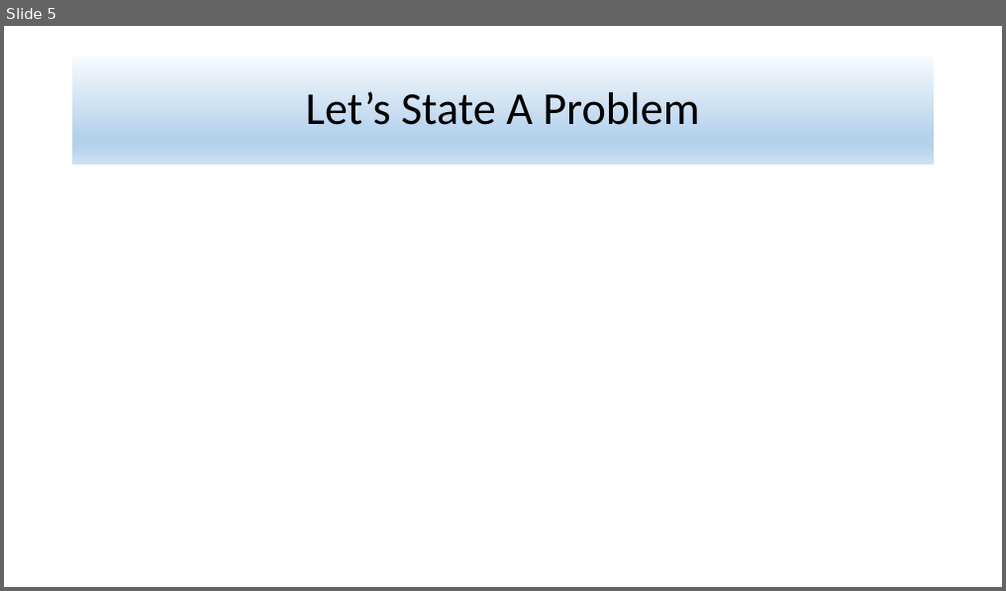
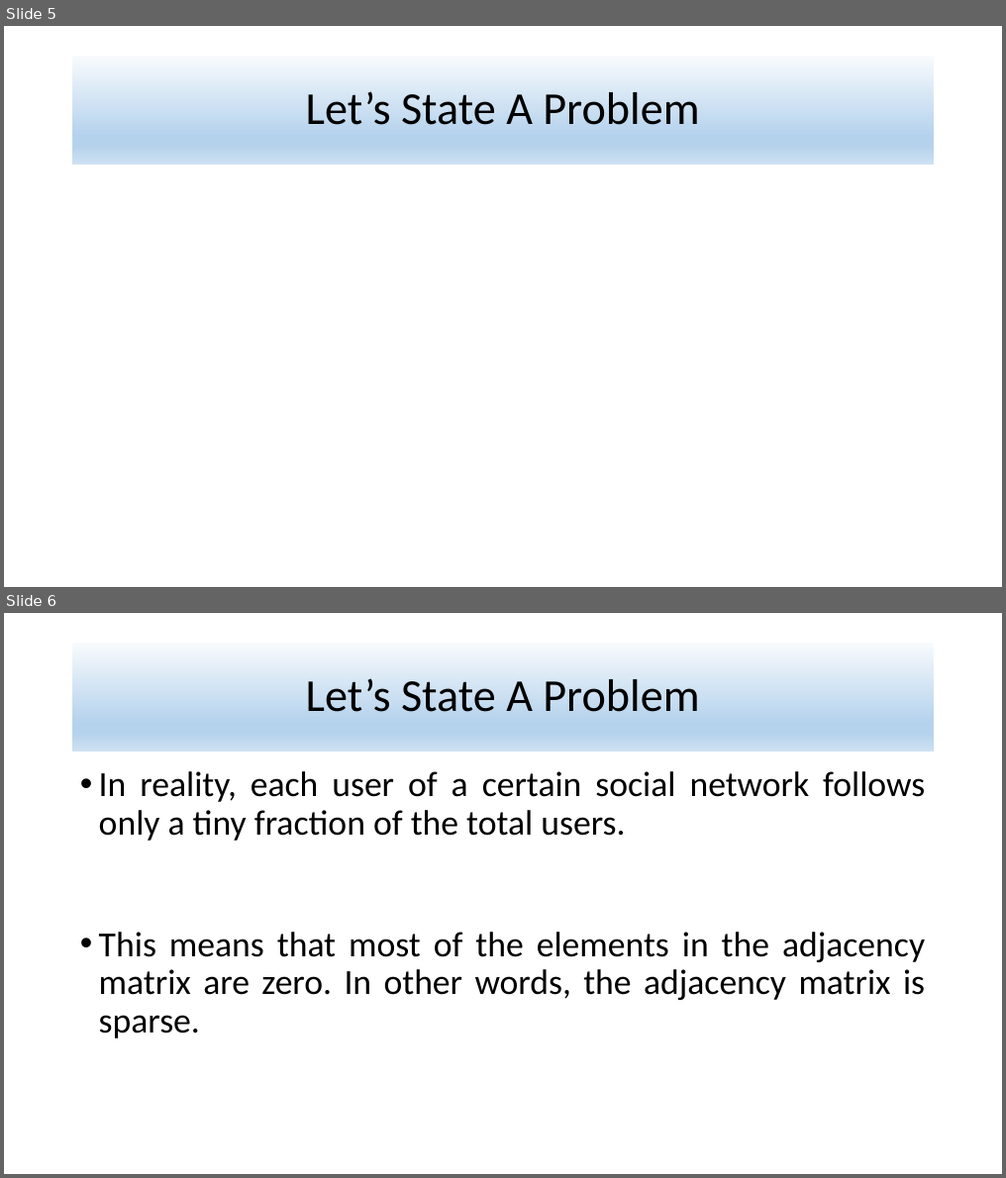
Before and after one commit to alijfri99/presentations, a slide deck: Data Mining Presentation.pptx. Shown one above the other, each under a label of ours: slide 5 before the commit, slides 5 and 6 after it. The pictures are 1006x591 and 1006x1178 pixels, drawn with LibreOffice and Linux fonts; fonts in the diff are those of the drawing; grey boxes stand for pictures. Boxes give left, top, right and bottom in pixels: in the first picture for what was removed or moved away, otherwise in the second. Text is boxed around its words. In the diff, an @@ line names an element or a change of style, - is before the commit and + after.

Commit message:
Starting the section on ways of storing sparse matrices.

```diff
--- a/Data Mining Presentation.pptx
+++ b/Data Mining Presentation.pptx
@@ slide 6 added at [4, 613, 1002, 1174], background #FFFFFF @@
@@ title added at [73, 643, 934, 752], fill gradient #F7FAFD to #B5D2EC to #CEE1F2, 44 pt, text #000000 @@
+Let’s State A Problem
@@ text added at [99, 771, 925, 1039], 34 pt, text #000000 @@
+• In reality, each user of a certain social network follows only a tiny fraction of the total users.
+• This means that most of the elements in the adjacency matrix are zero. In other words, the adjacency matrix is sparse.
```
Also in this commit, not shown: 5 slides changed.
